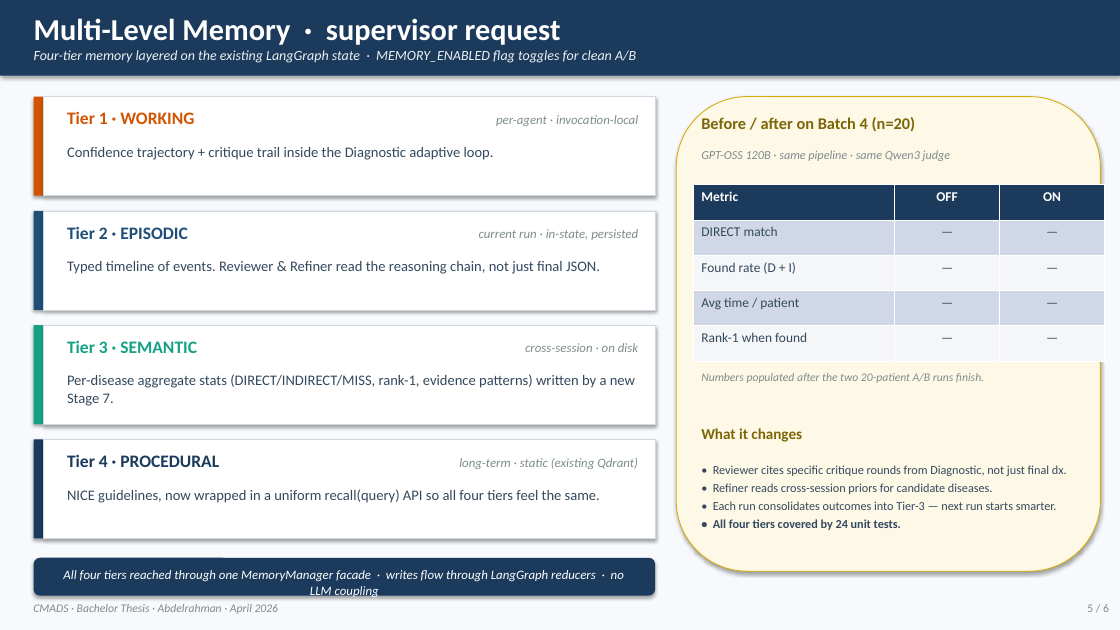
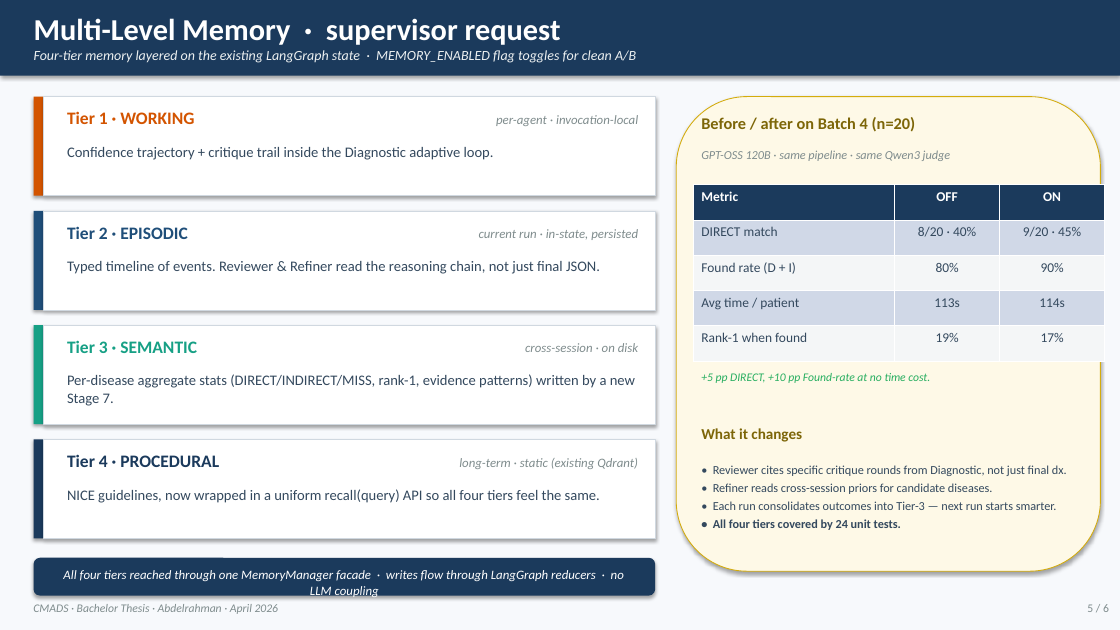
Before and after one commit to abdamin004/CMADS, a slide deck: slide 5 of docs/progress_presentation/CMADS_Progress_Presentation.pptx. Drawn at 1120x630 pixels with LibreOffice and Linux fonts; fonts in the diff are those of the drawing. Boxes give left, top, right and bottom in pixels: in the first picture for what was removed or moved away, otherwise in the second. Text is boxed around its words. In the diff, an @@ line names an element or a change of style, - is before the commit and + after.

```diff
--- a/docs/progress_presentation/CMADS_Progress_Presentation.pptx
+++ b/docs/progress_presentation/CMADS_Progress_Presentation.pptx
@@ table at box(693, 185, 1105, 361) @@
-row 2, column 2: —
+row 2, column 2: 8/20 · 40%
-row 2, column 3: —
+row 2, column 3: 9/20 · 45%
-row 3, column 2: —
+row 3, column 2: 80%
-row 3, column 3: —
+row 3, column 3: 90%
-row 4, column 2: —
+row 4, column 2: 113s
-row 4, column 3: —
+row 4, column 3: 114s
-row 5, column 2: —
+row 5, column 2: 19%
-row 5, column 3: —
+row 5, column 3: 17%
@@ text at box(701, 373, 930, 383): text changed; text colour #7F8C8D to #27AE60 @@
-Numbers populated after the two 20-patient A/B runs finish.
++5 pp DIRECT, +10 pp Found-rate at no time cost.
```
Also in this commit, not shown: 5 other files.
